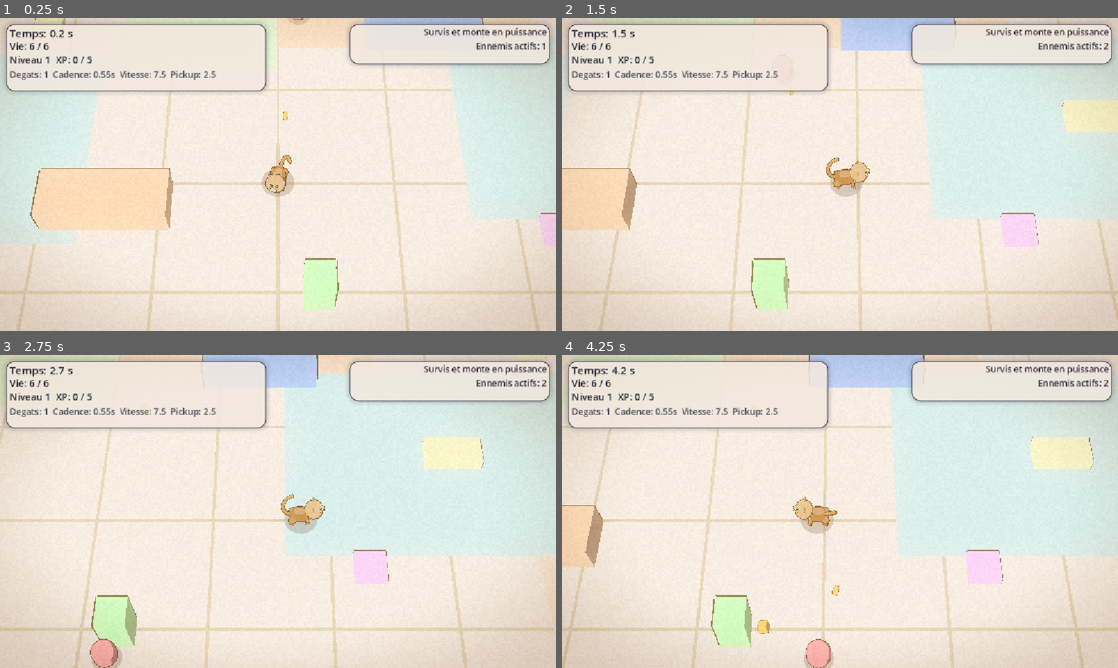
Above: before the commit, frames 1-4 (two rows, left to right).
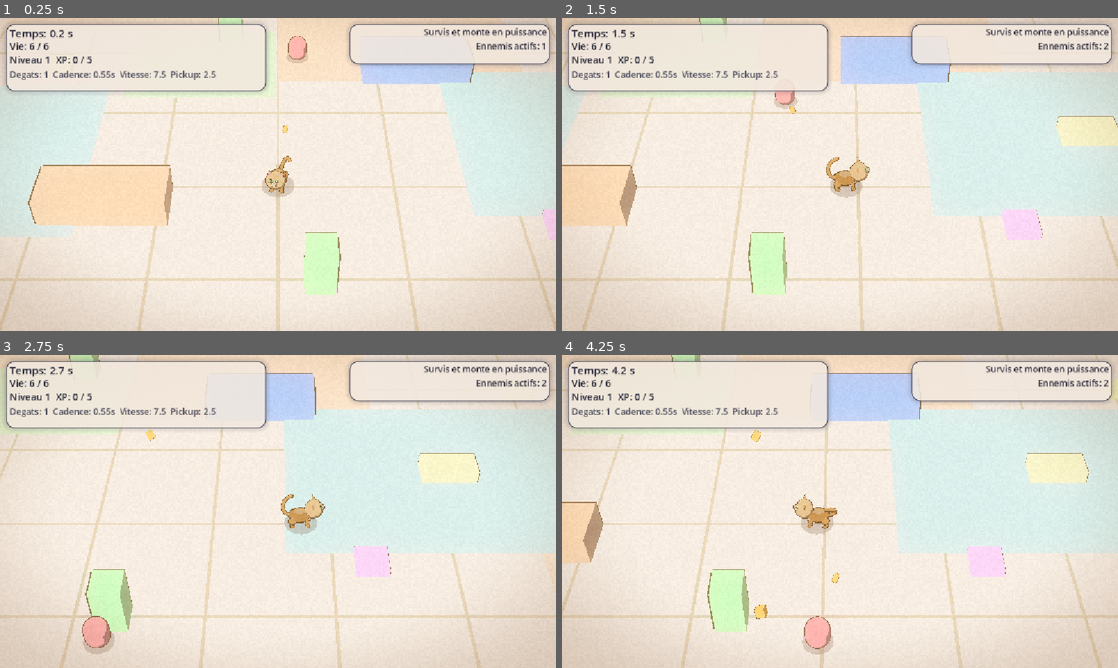
Above: after the commit, the same moments.

Repository: piiieeere/zeucozy
Game: Godot game, scene res://scenes/main.tscn
Two runs of this game, one before a commit and one after it. Both use one fixed random seed, a clock stepped at 60 frames per second and the inputs below.
Inputs (mouse positions are in pixels of both pictures, inside the frame that each line leads up to):
- Up to frame 1 (0.25 s): no input
- Up to frame 2 (1.5 s): tap Enter at 0.5 s; move the mouse to (962, 158) at 0.52 s; hold Right (ui_right) 0.53-1.25 s; tap O at 0.6 s; click (962, 158) at 0.67 s; drag from (728, 190) to (812, 237) at 1.27 s
- Up to frame 3 (2.75 s): move the mouse to (333, 442) at 2.02 s; hold Right (ui_right) from 2.03 s (still down); tap R at 2.1 s
- Up to frame 4 (4.25 s): release Right (ui_right) at 2.75 s; drag from (812, 574) to (673, 464) at 2.77 s; move the mouse to (1006, 558) at 3.52 s; hold Left (ui_left) from 3.53 s (still down); tap 2 at 3.6 s

The runs differ from the first frame. In frame 1, 11% of the frame differs, in the area x 0-100%, y 0-100%; in frame 2, 12%; in frame 3, 11%; in frame 4, 12%.

Commit message:
fix: adjust camera pitch from 60° to 45° for improved character visibility and scene framing

Diff:
--- a/scenes/main.tscn
+++ b/scenes/main.tscn
@@ -86,7 +86,7 @@
 script = ExtResource("4_camrig")
 
 [node name="Camera3D" type="Camera3D" parent="CameraRig"]
-transform = Transform3D(1, 0, 0, 0, 0.504967, -0.863139, 0, 0.863139, 0.504967, 0, 32.9089, 19)
+transform = Transform3D(1, 0, 0, 0, 0.719226, -0.694776, 0, 0.694776, 0.719226, 0, 26.8701, 26.8701)
 fov = 24.0
 near = 1.0
 far = 400.0
--- a/scripts/camera_rig.gd
+++ b/scripts/camera_rig.gd
@@ -2,7 +2,7 @@
 
 ## Camera de jeu — vue plongeante qui suit le joueur.
 ##
-## Cadrage tire de "Visual Art Direction" §11 : plongee ~60°, longue focale
+## Cadrage tire de "Visual Art Direction" §11 : plongee 45°, longue focale
 ## (peu de distorsion, profondeur ecrasee — c'est ce qui fait tenir la lecture
 ## en aplats). La contrepartie est une camera tres loin ; la scene est petite,
 ## ca ne coute rien.
@@ -17,7 +17,13 @@
 @export var target_path: NodePath = NodePath("../Player")
 
 ## Plongee, en degres au-dessus de l'horizon.
-@export var pitch_deg: float = 60.0
+##
+## Abaissee de 60° a 45° le 2026-08-16, apres comparaison a taille de jeu.
+## A 60° la croupe passe AU-DESSUS de la tete et avale les oreilles : le chat
+## se lit comme un cadenas, pas comme un chat. A 45° la tete redevient un
+## disque net, les oreilles se detachent sur le fond et les pattes avant
+## reapparaissent — c'est ce qui pose le personnage au sol.
+@export var pitch_deg: float = 45.0
 
 ## FOV vertical. 24° ≈ un 85 mm — la "focale ~72 mm" de §11 a une frame pres.
 @export var fov_deg: float = 24.0
@@ -35,7 +41,11 @@
 
 ## Marge gardee entre le point vise et le bord de l'arene, pour que le mur
 ## reste au bord de l'ecran et non en plein milieu.
-@export var arena_margin: Vector2 = Vector2(17.0, 11.0)
+##
+## Le Z depend de la plongee : a 60° le cadre montrait 11 m devant le point
+## vise, a 45° il en montre 16. Garder 11 laisserait le mur du fond entrer
+## dans l'image avant que la camera ne s'arrete.
+@export var arena_margin: Vector2 = Vector2(17.0, 16.0)
 
 @onready var camera: Camera3D = $Camera3D
 
@@ -46,8 +56,22 @@
 
 func _ready() -> void:
 	physics_interpolation_mode = Node.PHYSICS_INTERPOLATION_MODE_OFF
+	_read_cmdline_overrides()
 	_target = get_node_or_null(target_path) as Node3D
 	_place_camera()
+
+
+## Cadrage passable en ligne de commande, pour comparer plusieurs plongees
+## sans rouvrir l'editeur :
+##     ... --path . -- --pitch=50 --distance=38
+func _read_cmdline_overrides() -> void:
+	for arg in OS.get_cmdline_user_args():
+		if arg.begins_with("--pitch="):
+			pitch_deg = float(arg.trim_prefix("--pitch="))
+		elif arg.begins_with("--distance="):
+			distance = float(arg.trim_prefix("--distance="))
+		elif arg.begins_with("--fov="):
+			fov_deg = float(arg.trim_prefix("--fov="))
 
 
 func _process(delta: float) -> void:
--- a/scripts/systems/cel_model.gd
+++ b/scripts/systems/cel_model.gd
@@ -134,6 +134,13 @@
 
 
 func _ready() -> void:
+	# La bascule du visage est indissociable de la plongee de la camera : la
+	# comparer en ligne de commande evite de juger une plongee avec un visage
+	# regle pour une autre.
+	for arg in OS.get_cmdline_user_args():
+		if arg.begins_with("--face-pitch="):
+			face_pitch_deg = float(arg.trim_prefix("--face-pitch="))
+
 	mesh_instance = _spawn_model()
 
 	if mesh_instance == null:
--- a/scripts/tests/cel_test.gd
+++ b/scripts/tests/cel_test.gd
@@ -58,10 +58,20 @@
 var _time := 0.0
 
 var _capture_mode := false
+var _capture_dir := CAPTURE_DIR
 
 
 func _ready() -> void:
 	_capture_mode = "--capture" in OS.get_cmdline_user_args()
+
+	# Plongee et dossier de sortie surchargeables, pour comparer plusieurs
+	# cadrages d'affilee. `--pitch=` porte le meme nom que dans le jeu
+	# (camera_rig.gd), `--face-pitch=` est lu par cel_model.gd lui-meme.
+	for arg in OS.get_cmdline_user_args():
+		if arg.begins_with("--pitch="):
+			_pitch = float(arg.trim_prefix("--pitch="))
+		elif arg.begins_with("--out="):
+			_capture_dir = arg.trim_prefix("--out=")
 
 	DisplayServer.window_set_mode(DisplayServer.WINDOW_MODE_WINDOWED)
 	DisplayServer.window_set_size(CAPTURE_SIZE if _capture_mode else WINDOW_SIZE)
@@ -280,8 +290,8 @@
 # --------------------------------------------------------------------- capture
 
 func _capture_turntable() -> void:
-	if not DirAccess.dir_exists_absolute(CAPTURE_DIR):
-		DirAccess.make_dir_recursive_absolute(CAPTURE_DIR)
+	if not DirAccess.dir_exists_absolute(_capture_dir):
+		DirAccess.make_dir_recursive_absolute(_capture_dir)
 
 	for angle in ANGLES:
 		_yaw = float(angle)
@@ -291,7 +301,7 @@
 		await RenderingServer.frame_post_draw
 
 		var image := get_viewport().get_texture().get_image()
-		var path := "%s/cel_%03d.png" % [CAPTURE_DIR, angle]
+		var path := "%s/cel_%03d.png" % [_capture_dir, angle]
 		var err := image.save_png(path)
 		_log("capture %03d° -> %s (err %d)" % [angle, path, err])
 
@@ -315,7 +325,7 @@
 	await RenderingServer.frame_post_draw
 	await RenderingServer.frame_post_draw
 
-	var path := "%s/cel_skin_probe.png" % CAPTURE_DIR
+	var path := "%s/cel_skin_probe.png" % _capture_dir
 	get_viewport().get_texture().get_image().save_png(path)
 	_log("sonde skinning (os 'tete' a 35°) -> %s" % path)
 
@@ -329,7 +339,7 @@
 	await RenderingServer.frame_post_draw
 	await RenderingServer.frame_post_draw
 
-	var ear_path := "%s/cel_ear_probe.png" % CAPTURE_DIR
+	var ear_path := "%s/cel_ear_probe.png" % _capture_dir
 	get_viewport().get_texture().get_image().save_png(ear_path)
 	_log("sonde calotte (os 'oreille_L' a 70°, oreille_R temoin) -> %s" % ear_path)
 
Not shown, changed: CLAUDE.md
